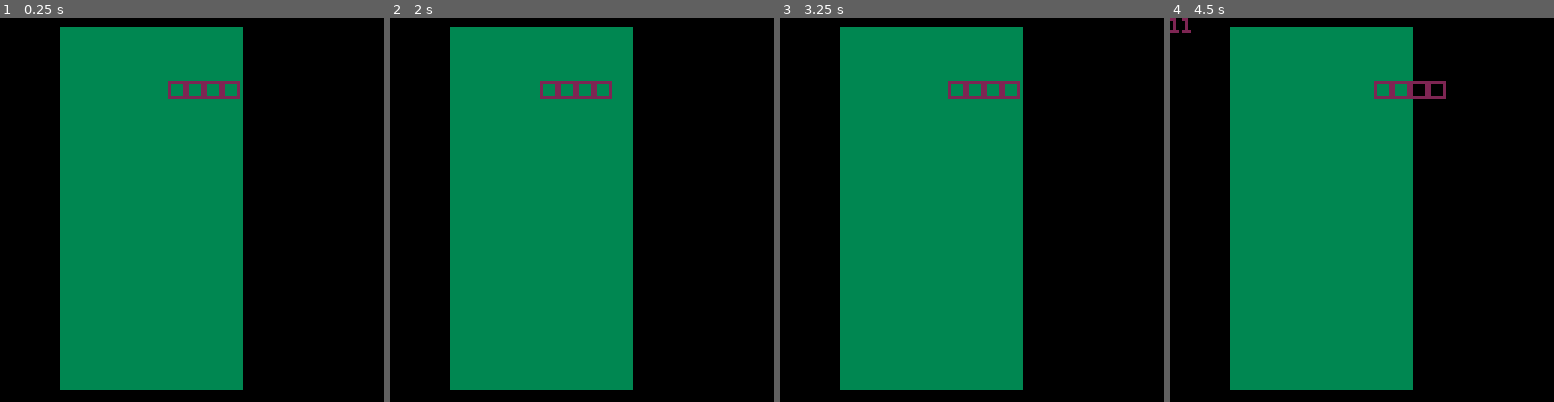
Above: before the commit, frames 1-4 (left to right).
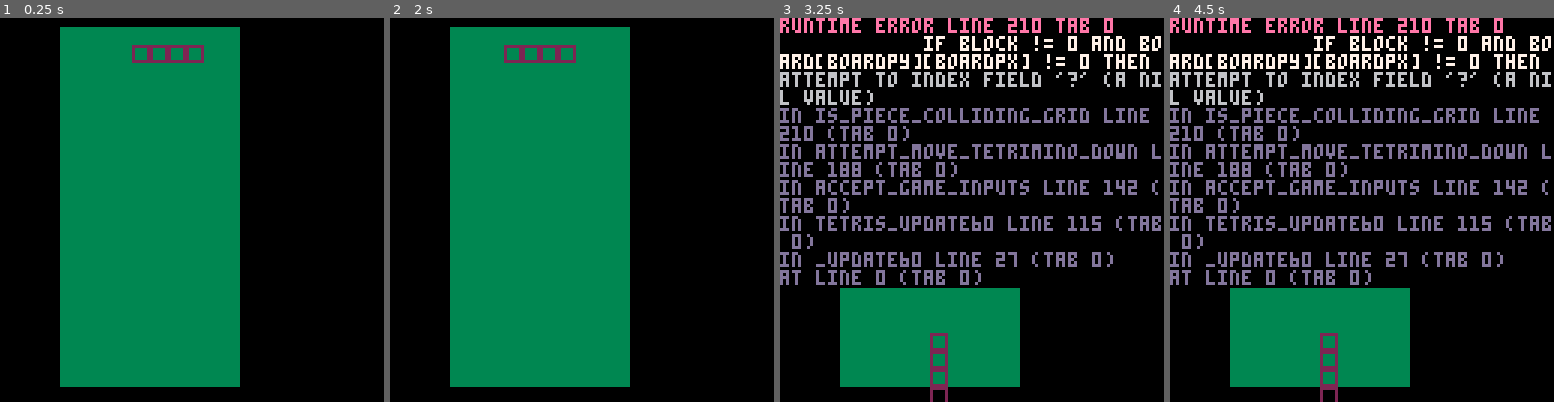
Above: after the commit, the same moments.

Repository: SHKBRD/testris
Game: PICO-8 cartridge tetris.p8
Same seed, same stepped clock (60 frames per second), same inputs: the game is played once before the commit and once after it.
Inputs:
- Up to frame 1 (0.25 s): no input
- Up to frame 2 (2 s): tap O (Z key) at 0.33, 0.7, 1.43 s; tap X (X key) at 1.07 s; hold Left from 1.97 s (still down)
- Up to frame 3 (3.25 s): tap X (X key) every 0.33 s from 2.07 to 3.07 s; tap O (Z key) at 2.22, 3.1 s; release Left at 2.37 s; hold Down 2.42-2.82 s; hold Right from 2.87 s (still down)
- Up to frame 4 (4.5 s): tap X (X key) every 0.33 s from 3.4 to 4.4 s; release Right at 3.53 s; hold Up 3.58-4.08 s; tap O (Z key) at 3.98 s; hold Right from 4.13 s (still down)

The runs differ from the first frame. In frame 1, 2.1% of the frame differs, in the area x 15-64%, y 2-97%; in frame 2, 2.1%; in frame 3, 41%; in frame 4, 41%, in the area x 0-100%, y 0-100%.
Error after the commit: runtime error line 210 tab 0; if block != 0 and board[boardpy][boardpx] != 0 then; attempt to index field '?' (a nil value)

Commit message:
add moving down

Diff:
--- a/tetris.lua
+++ b/tetris.lua
@@ -107,7 +107,10 @@
 
     end
     if btn(3) then
-
+        moveddown = attempt_move_tetrimino_down(currpiece)
+        if not moveddown then
+            lock_piece(currpiece)
+        end
     end
     if btnp(5) then
         attempt_rotate_tetrimino(1, currpiece)
@@ -144,6 +147,18 @@
     if not is_piece_colliding_grid(check_tetrimino) then
         tetri.x += dir
     end
+end
+
+function attempt_move_tetrimino_down(tetri)
+    check_tetrimino = {}
+    check_tetrimino = deepcopy(tetri, {})
+    check_tetrimino.y += 1
+    if not is_piece_colliding_grid(check_tetrimino) then
+        --stop(12)
+        tetri.y = check_tetrimino.y
+        return true
+    end
+    return false
 end
 
 function is_piece_colliding_grid(tetri)
@@ -156,6 +171,10 @@
                 stop(boardpx)
                 return true
             end
+            if (boardpy < 1 or boardpx>boardsizex) and block != 0 then
+                stop(boardpy)
+                return true
+            end
             if block != 0 and board[boardpy][boardpx] != 0 then
                 stop(2)
                 return true
@@ -204,7 +223,7 @@
 end
 
 function draw_board_backing()
-    rectfill(boardx, boardy, boardx+boardsizex*6, boardy+boardsizey*6, 3)
+    rectfill(boardx, boardy, boardx+boardsizex*6-1, boardy+boardsizey*6-1, 3)
 end
 
 function draw_board_block(x, y, block_type)
@@ -224,8 +243,8 @@
     for rowi=1, #p.piecegrid do
         --stop()
         for coli=1, #p.piecegrid[rowi] do
-            bx=x+coli*6
-            by=y+rowi*6
+            bx=x+(coli-2)*6
+            by=y+(rowi-2)*6
             result=p.piecegrid[rowi][coli]
             if result != 0 then
                 draw_board_block(bx,by,p.color)
